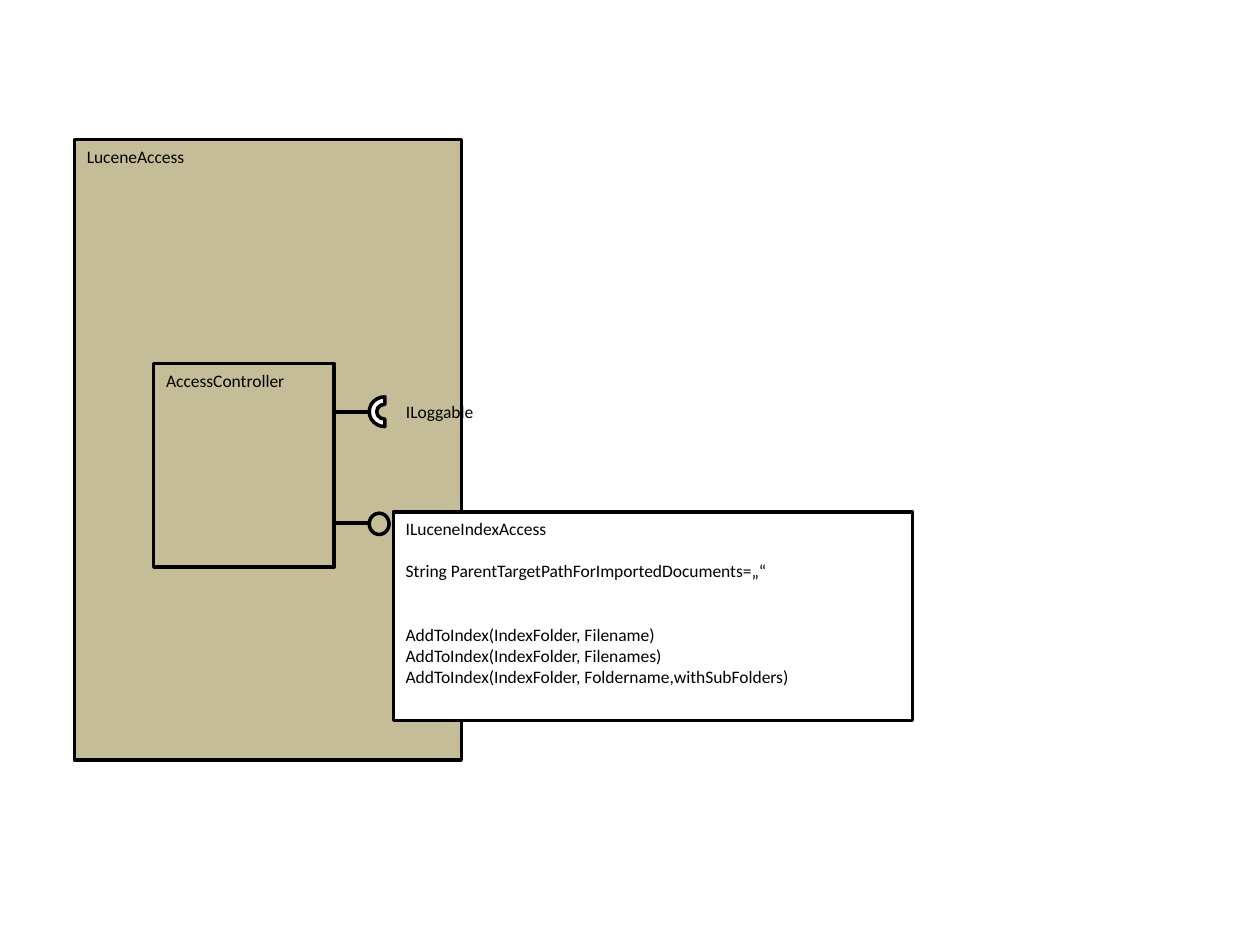
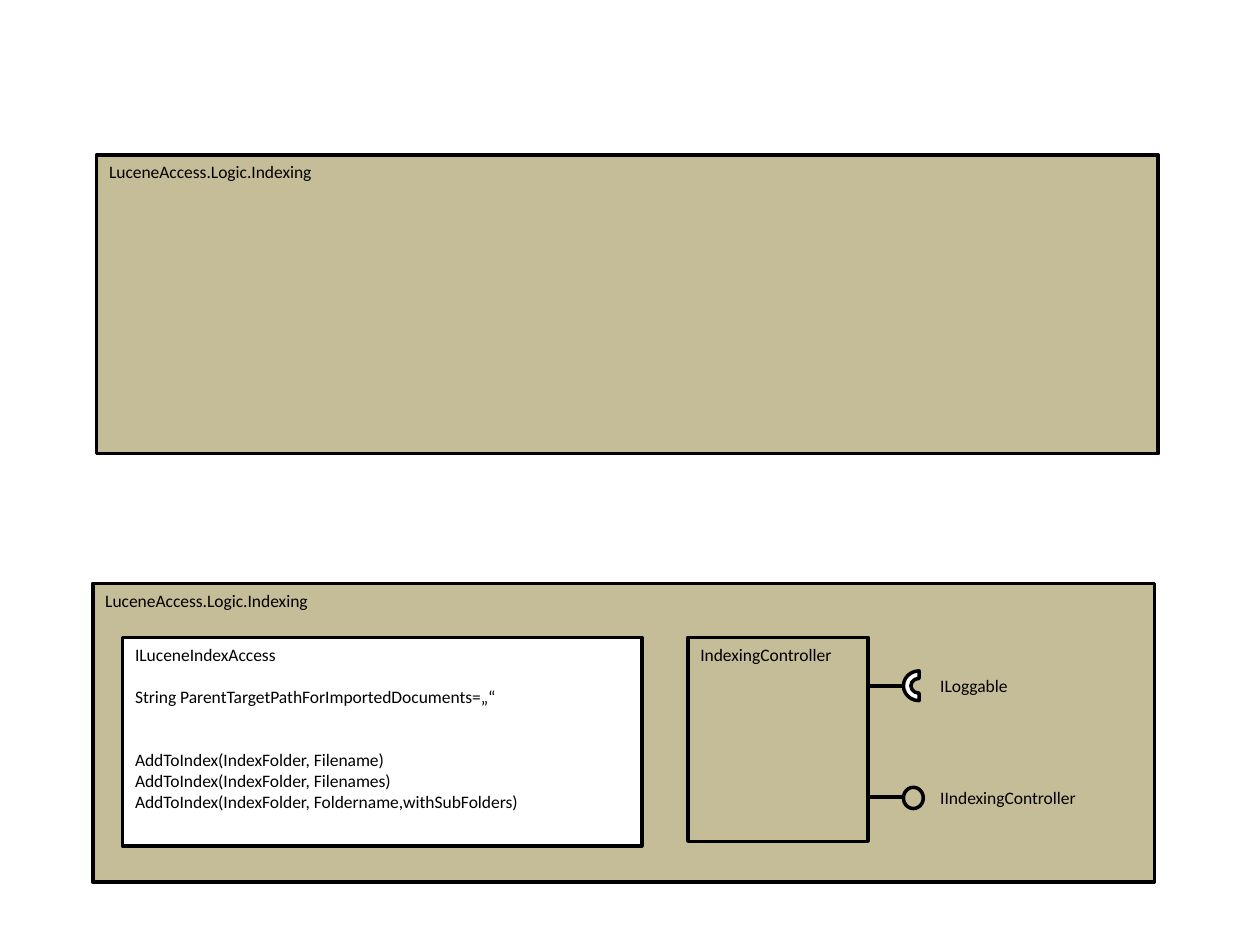
Before and after one commit to MrMame/Doci, a slide deck: slide 3 of documentation/Architecture_v0.1.0.pptx (slide 4 before the commit). Drawn at 1260x945 pixels with LibreOffice and Linux fonts; fonts in the diff are those of the drawing. Boxes give left, top, right and bottom in pixels: in the first picture for what was removed or moved away, otherwise in the second. Text is boxed around its words. In the diff, an @@ line names an element or a change of style, - is before the commit and + after.

Commit message:
Update Dokumentation. IndexController

```diff
--- a/documentation/Architecture_v0.1.0.pptx
+++ b/documentation/Architecture_v0.1.0.pptx
@@ rectangle added at [97,155,1159,454], fill #C4BD97, outline #000000 2 pt, 10 pt, text #000000 @@
+LuceneAccess.Logic.Indexing
@@ rectangle removed at [154,363,334,567] @@
-AccessController
@@ rectangle "LuceneAccess.Logic.Indexing": place and size @@
-rectangle "LuceneAccess.Logic.Indexing" at [74,140,461,761]
+rectangle "LuceneAccess.Logic.Indexing" at [93,583,1155,882]
@@ text in rectangle at [105,595,307,610]: text changed @@
-LuceneAccess
+LuceneAccess.Logic.Indexing
@@ rectangle "ILuceneIndexAccess": place and size @@
-rectangle "ILuceneIndexAccess" at [393,512,912,719]
+rectangle "ILuceneIndexAccess" at [122,638,641,845]
@@ rectangle added at [688,638,868,842], fill #C4BD97, outline #000000 2 pt, 10 pt, text #000000 @@
+IndexingController
@@ 2 lines, 1 text, 1 ellipse, 1 arch (boxed as its full ring): place and size @@
-2 lines, 1 text, 1 ellipse, 1 arch (boxed as its full ring) at [335,396,473,534]
+2 lines, 1 text, 1 ellipse, 1 arch (boxed as its full ring) at [869,671,1007,809]
@@ text added at [940,792,1075,807], 10 pt, text #000000 @@
+IIndexingController
```
Also in this commit, not shown: 1 other slide changed, 1 slide removed.
